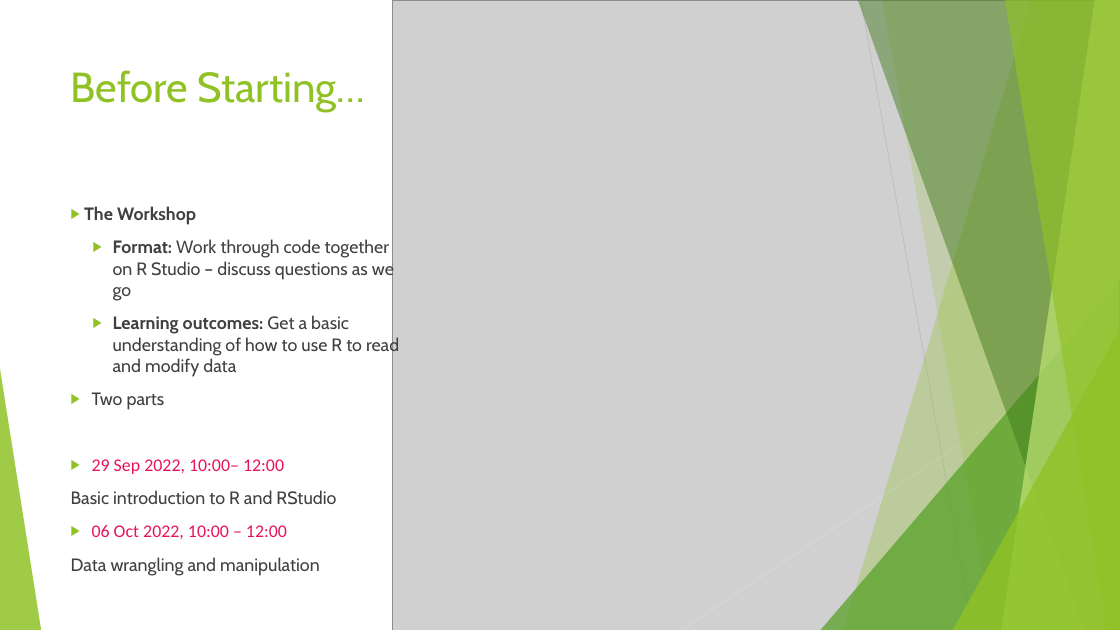
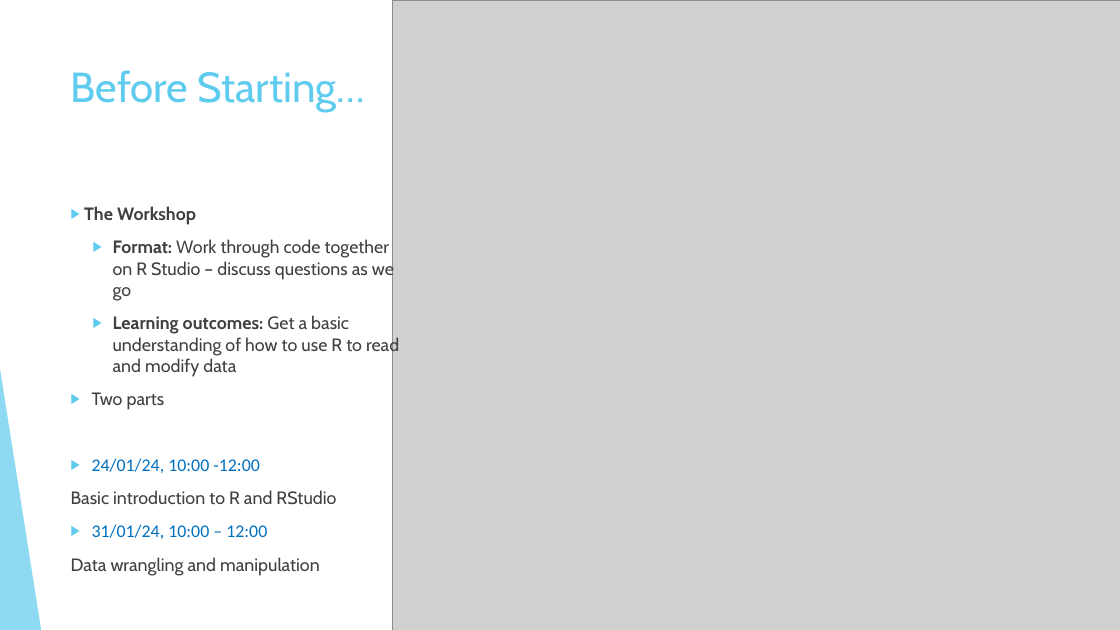
Before and after one commit to DCS-training/IntroToRAndRStudio, a slide deck: slide 3 of 2024/Introduction to R and RStudio.pptx. Drawn at 1120x630 pixels with LibreOffice and Linux fonts; fonts in the diff are those of the drawing; grey boxes stand for pictures. Boxes give left, top, right and bottom in pixels: in the first picture for what was removed or moved away, otherwise in the second. Text is boxed around its words. In the diff, an @@ line names an element or a change of style, - is before the commit and + after.

```diff
--- a/2024/Introduction to R and RStudio.pptx
+++ b/2024/Introduction to R and RStudio.pptx
@@ freeform shape at (844,0,1120,630): fill #90C226 at 30% opacity to #5FCBEF at 36% opacity @@
@@ freeform shape removed at (844,0,1120,630) @@
@@ freeform shape at (858,0,1120,630): fill #3F7819 at 70% opacity to #17B0E4 at 50% opacity @@
@@ freeform shape removed at (858,0,1120,630) @@
@@ line removed from (861, 0) to (973, 630) @@
@@ line added from (861, 0) to (973, 630), #5FCBEF 0.75 pt @@
@@ freeform shape at (882,0,1120,630): fill #90C226 at 20% opacity to #5FCBEF at 20% opacity @@
@@ freeform shape removed at (882,0,1120,630) @@
@@ freeform shape at (1002,0,1120,630): fill #C0E474 at 70% opacity to #2E83C3 at 70% opacity @@
@@ freeform shape removed at (1002,0,1120,630) @@
@@ freeform shape at (1005,0,1120,630): fill #90C226 at 65% opacity to #226292 at 80% opacity @@
@@ freeform shape removed at (1005,0,1120,630) @@
@@ title "Before Starting…" at (71,70,366,112): text colour #90C226 to #5FCBEF @@
@@ text at (84,206,399,410): bullet colour #90C226 to #5FCBEF @@
@@ triangle at (821,280,1120,630): fill #54A021 at 72% opacity to #17B0E4 at 66% opacity @@
@@ triangle removed at (821,280,1120,630) @@
@@ line removed from (1120, 339) to (682, 630) @@
@@ line added from (1120, 339) to (682, 630), #5FCBEF 0.75 pt @@
@@ triangle at (953,330,1120,630): fill #90C226 at 80% opacity to #17B0E4 at 66% opacity @@
@@ triangle removed at (953,330,1120,630) @@
@@ triangle at (0,369,41,630): fill #90C226 at 85% opacity to #5FCBEF at 70% opacity @@
@@ text at (92,458,259,473): text changed; text colour #E7135D to #0070C0 @@
-▶ 29 Sep 2022, 10:00– 12:00
+▶ 24/01/24, 10:00 -12:00
@@ text at (92,524,267,539): text changed; text colour #E7135D to #0070C0 @@
-▶ 06 Oct 2022, 10:00 – 12:00
+▶ 31/01/24, 10:00 – 12:00
```
Also in this commit, not shown: 8 other slides changed, 1 slide added, 1 slide removed.
